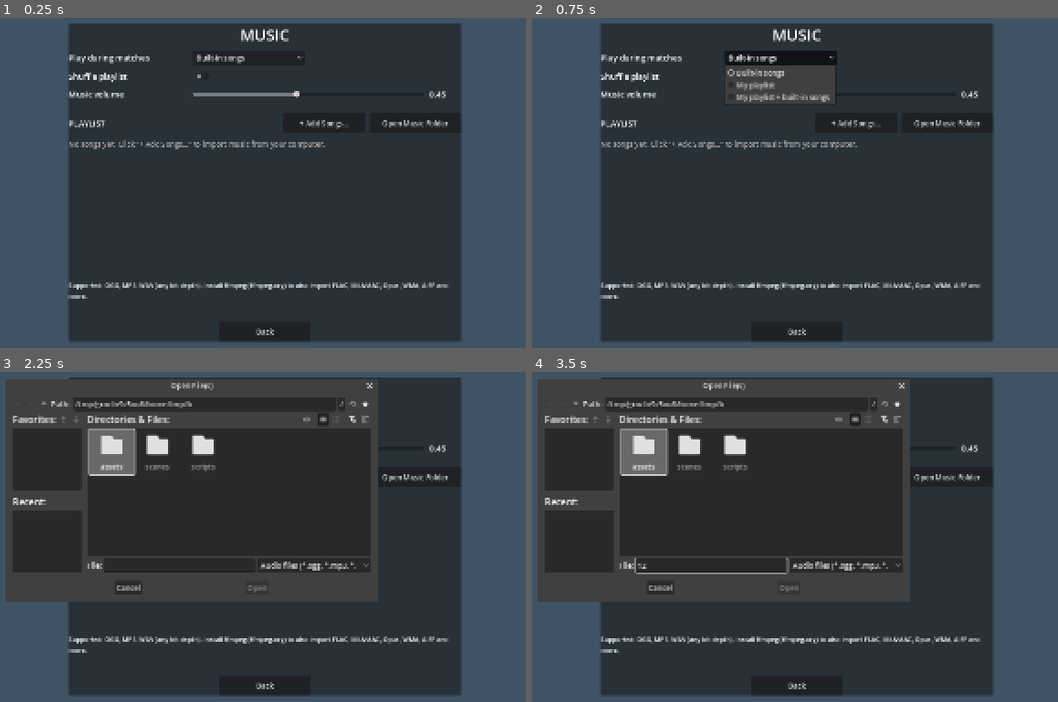
Above: before the commit, frames 1-4 (two rows, left to right).
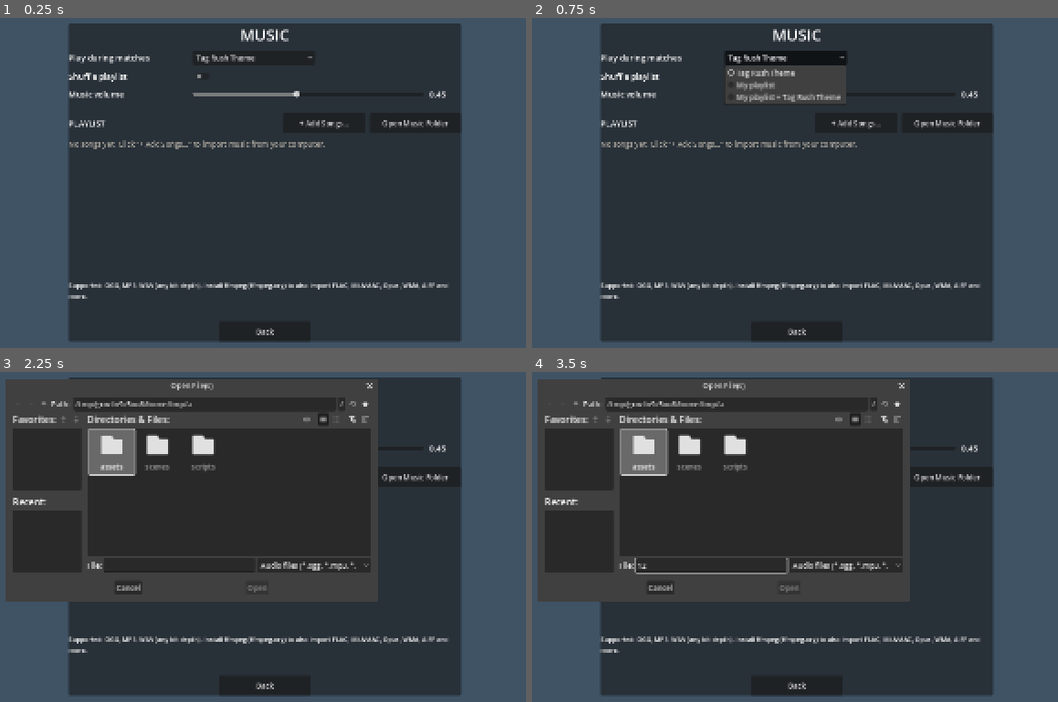
Above: after the commit, the same moments.

Repository: Kelaski/thepoopgame
Game: Godot game, scene res://assets/ui/music_menu.tscn
The game is run twice, just before and just after one commit, with the same random seed, the same clock (stepped at 60 frames per second) and the same inputs. This scene is started directly instead of the project's main scene.
Inputs (mouse positions are in pixels of both pictures, inside the frame that each line leads up to):
- Up to frame 1 (0.25 s): no input
- Up to frame 2 (0.75 s): click "Built-in songs" (after the commit: "Tag Rush Theme") at 0.5 s
- Up to frame 3 (2.25 s): click (205, 431) at 1.25 s; click "+ Add Songs..." at 2 s
- Up to frame 4 (3.5 s): click (710, 566) at 2.77 s; type "12" at 2.85 s

The runs differ from the first frame. In frame 1, 0.2% of the frame differs, in the area x 37-60%, y 11-14%; in frame 2, 0.6%, in the area x 37-60%, y 9-26%; in frame 3, less than 0.1%; in frame 4, less than 0.1%.

Commit message:
v0.9.2: the Tag Rush Theme is the only built-in song
Removed Rooftop Run, Neon Chase and Last Stand from Sfx.SONGS. With one built-in track the queue loops the theme for the whole match (as before 0.4.0); in 'both' mode it still takes a one-minute turn in the playlist. Music menu options renamed to Tag Rush Theme / My playlist / My playlist + Tag Rush Theme. Checked headless: one song, queue loops it, Next replays it.

Diff:
--- a/assets/ui/music_menu.tscn
+++ b/assets/ui/music_menu.tscn
@@ -47,7 +47,7 @@
 script = ExtResource("3_kntgo")
 setting = "music_mode"
 label_text = "Play during matches"
-items = PackedStringArray("Built-in songs", "My playlist", "My playlist + built-in songs")
+items = PackedStringArray("Tag Rush Theme", "My playlist", "My playlist + Tag Rush Theme")
 values = ["builtin", "custom", "both"]
 
 [node name="Shuffle" type="HBoxContainer" parent="Center/Panel/Content" unique_id=1090346451 instance=ExtResource("4_cxsym")]
--- a/scripts/autoload/sfx.gd
+++ b/scripts/autoload/sfx.gd
@@ -246,9 +246,10 @@
 
 
 # ================================================================ music
-# Built-in songs, all synthesized: kick + clap snare, hats, a side-chained saw
-# bass with off-beat octave jumps and a square-wave arpeggio over a 4-chord loop
-# (one chord per 2 bars). They're rendered on a background thread at startup.
+# Built-in music, synthesized: kick + clap snare, hats, a side-chained saw bass
+# with off-beat octave jumps and a square-wave arpeggio over a 4-chord loop (one
+# chord per 2 bars). Rendered on a background thread at startup. There's one
+# song, the Tag Rush Theme; more can be added here in the same format.
 #   roots: bass note per chord (Hz); minor: chord quality per chord
 #   kick / snare: 16th steps in a bar; kick_odd: extra kicks on odd bars
 #   hats: 16 (sixteenths) or 8 (eighths); arp_from: bar the arpeggio comes in
@@ -257,15 +258,6 @@
 	{"title": "Tag Rush Theme", "bpm": 160.0, "bars": 8, "roots": [55.0, 43.65, 65.41, 49.0],
 		"minor": [true, false, false, false], "kick": [0, 4, 8, 12, 14], "kick_odd": [7],
 		"snare": [4, 12], "hats": 16, "arp_from": 2, "roll": true, "break": [], "seed": 160},
-	{"title": "Rooftop Run", "bpm": 174.0, "bars": 16, "roots": [73.42, 58.27, 43.65, 65.41],
-		"minor": [true, false, false, false], "kick": [0, 10], "kick_odd": [6],
-		"snare": [4, 12], "hats": 16, "arp_from": 4, "roll": true, "break": [8, 9], "seed": 174},
-	{"title": "Neon Chase", "bpm": 128.0, "bars": 16, "roots": [41.2, 65.41, 49.0, 73.42],
-		"minor": [true, false, false, false], "kick": [0, 4, 8, 12], "kick_odd": [],
-		"snare": [4, 12], "hats": 8, "arp_from": 2, "roll": false, "break": [12, 13], "seed": 128},
-	{"title": "Last Stand", "bpm": 140.0, "bars": 16, "roots": [46.25, 73.42, 55.0, 41.2],
-		"minor": [true, false, false, true], "kick": [0, 6, 10], "kick_odd": [14],
-		"snare": [8], "hats": 16, "arp_from": 4, "roll": true, "break": [6, 7], "seed": 140},
 ]
 
 var _music: AudioStreamPlayer
--- a/scripts/data/game_version.gd
+++ b/scripts/data/game_version.gd
@@ -4,4 +4,4 @@
 ##   major: big overhauls          minor: new features / gameplay changes
 ##   patch: fixes and small tweaks
 
-const CURRENT := "0.9.1"
+const CURRENT := "0.9.2"
Not shown, changed: CHANGELOG.md
